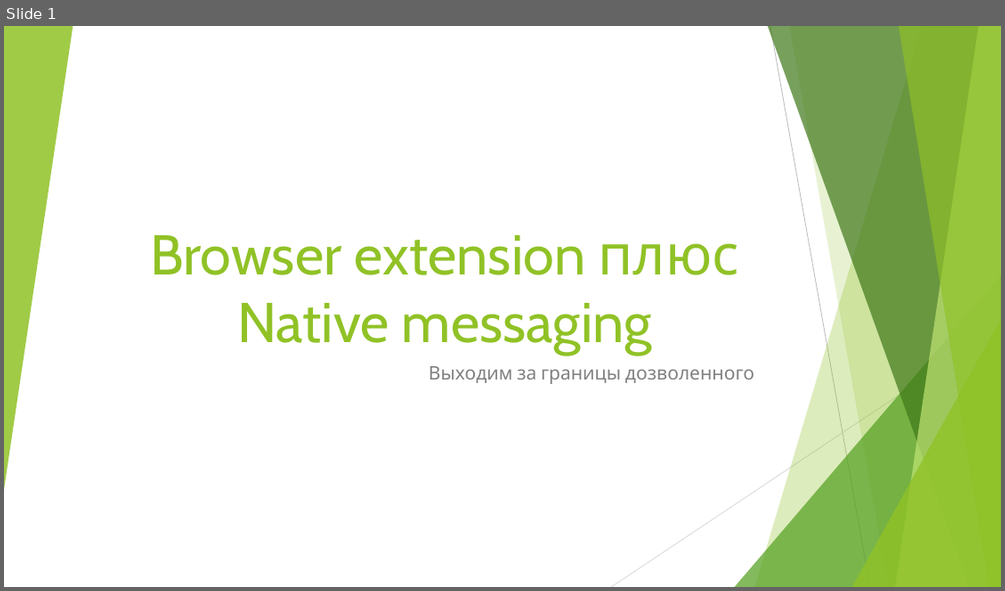
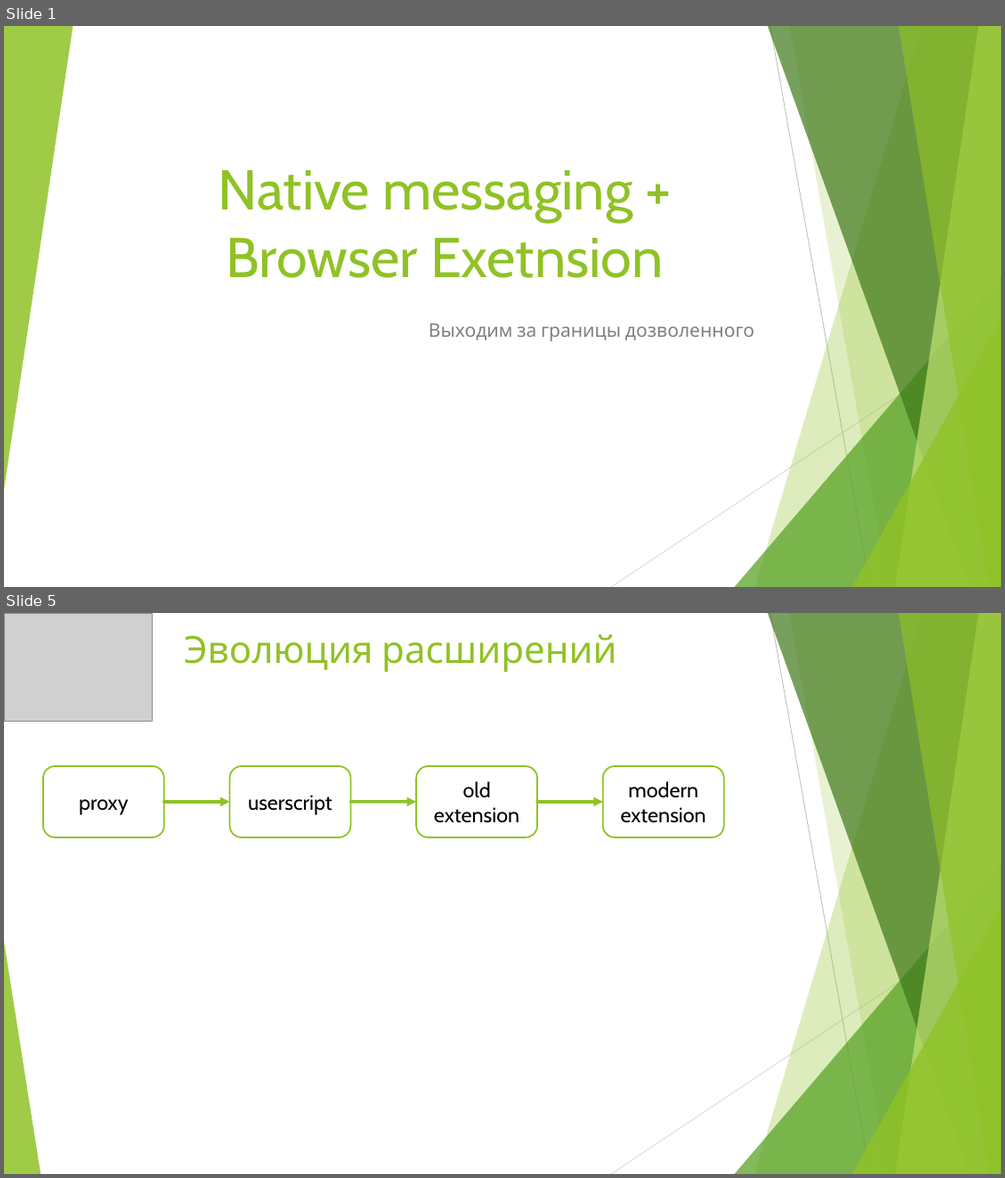
Before and after one commit to croacker/croc-extension-report, a slide deck: report/Presentation.pptx. Shown one above the other, each under a label of ours: slide 1 before the commit, slides 1 and 5 after it; the slides between them are not shown. The pictures are 1005x591 and 1005x1178 pixels, drawn with LibreOffice and Linux fonts; fonts in the diff are those of the drawing; grey boxes stand for pictures. Boxes give left, top, right and bottom in pixels: in the first picture for what was removed or moved away, otherwise in the second. Text is boxed around its words. In the diff, an @@ line names an element or a change of style, - is before the commit and + after.

```diff
--- a/report/Presentation.pptx
+++ b/report/Presentation.pptx
@@ slide 5 added at (4,613,1001,1174), background #FFFFFF; not listed: 9 template elements that a slide beside it also shows @@
@@ picture added at (4,613,152,722) @@
@@ title added at (184,634,617,672), 36 pt, text #90C226 @@
+Эволюция расширений
@@ rounded rectangle added at (43,766,164,837), fill #FFFFFF, outline #90C226 1.5 pt, 20 pt, text #000000 @@
+proxy
@@ rounded rectangle added at (230,766,351,837), fill #FFFFFF, outline #90C226 1.5 pt, 20 pt, text #000000 @@
+userscript
@@ rounded rectangle added at (416,766,537,837), fill #FFFFFF, outline #90C226 1.5 pt, 20 pt, text #000000 @@
+old extension
@@ rounded rectangle added at (603,766,724,837), fill #FFFFFF, outline #90C226 1.5 pt, 20 pt, text #000000 @@
+modern extension
@@ arrow added from (164, 802) to (230, 802), #90C226 3 pt @@
@@ arrow added from (351, 802) to (416, 802), #90C226 3 pt @@
@@ arrow added from (537, 802) to (603, 802), #90C226 3 pt @@
@@ triangle added at (4,941,40,1174), fill #90C226 at 85% opacity @@
@@ slide 1 changed as well @@
@@ title at (218,170,663,278): text changed @@
-Browser extension плюс Native messaging
+Native messaging + Browser Exetnsion
@@ subtitle "Выходим за границы дозволенного": place and size @@
-subtitle "Выходим за границы дозволенного" at (429,366,754,384)
+subtitle "Выходим за границы дозволенного" at (429,323,754,341)
```
Also in this commit, not shown: 3 other slides added, 1 slide removed, 1 other file.
